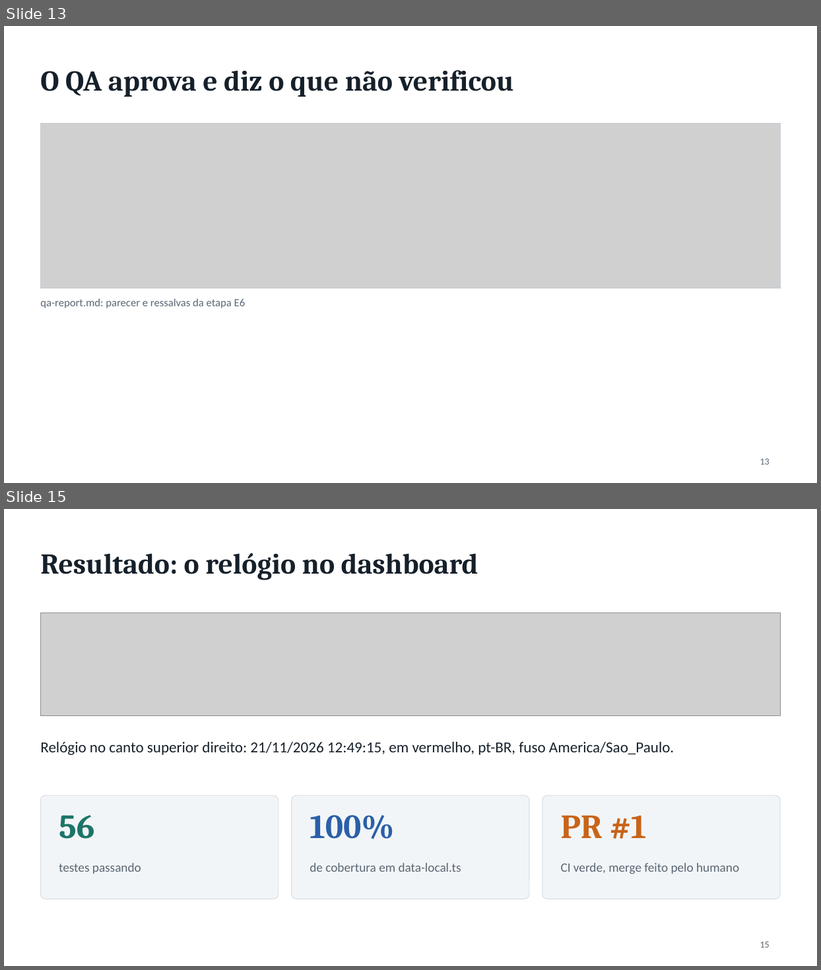
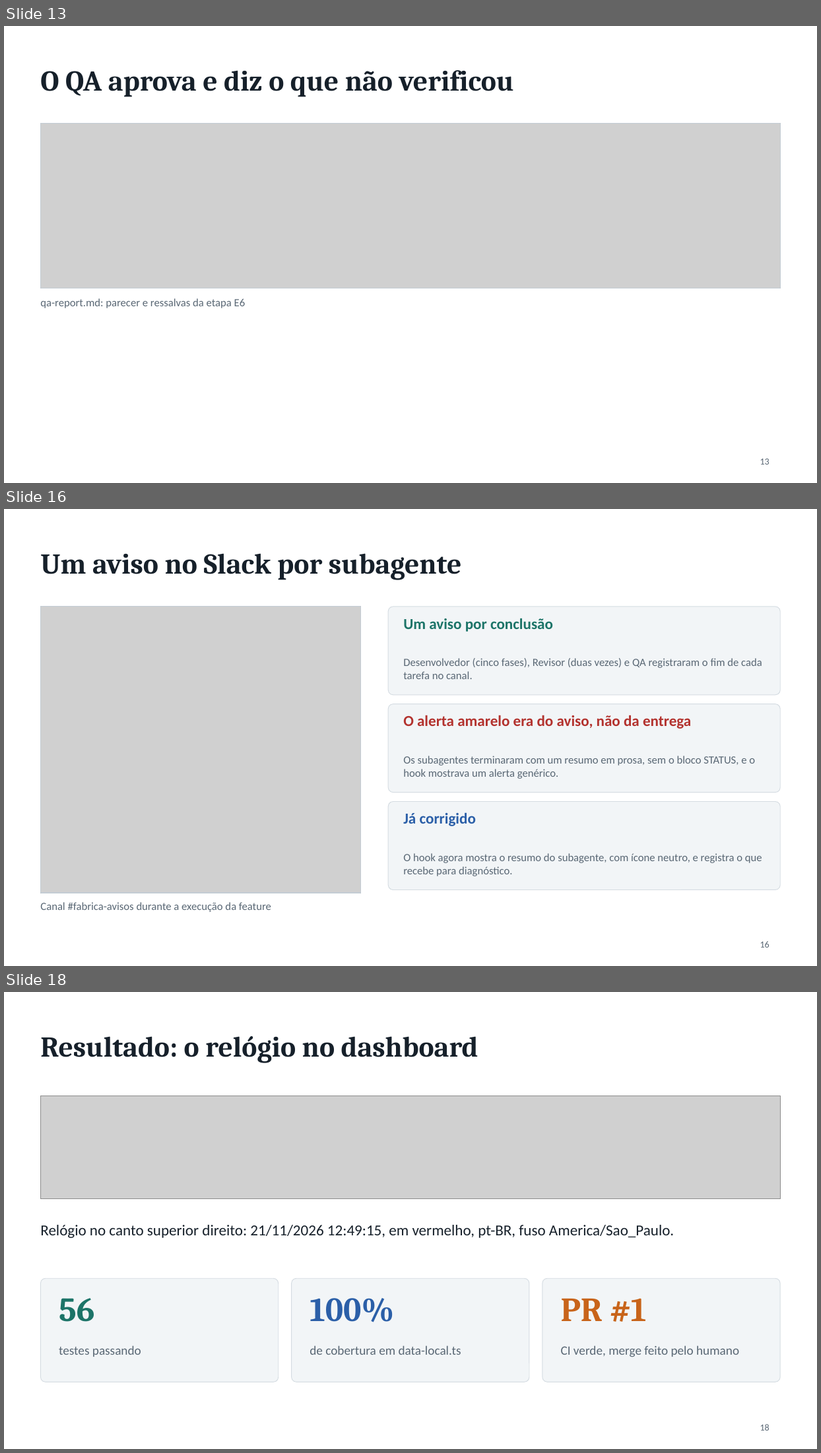
Before and after one commit to liviagomes30/fabrica-petcontrol, a slide deck: docs/fabrica/apresentacao-fabrica-claude-code.pptx. Shown one above the other, each under a label of ours: slides 13 and 15 before the commit, slides 13, 16 and 18 after it; the slides between them are not shown. The pictures are 821x970 and 821x1453 pixels, drawn with LibreOffice and Linux fonts; fonts in the diff are those of the drawing; grey boxes stand for pictures. Boxes give left, top, right and bottom in pixels: in the first picture for what was removed or moved away, otherwise in the second. Text is boxed around its words. In the diff, an @@ line names an element or a change of style, - is before the commit and + after.

```diff
--- a/docs/fabrica/apresentacao-fabrica-claude-code.pptx
+++ b/docs/fabrica/apresentacao-fabrica-claude-code.pptx
@@ slide 16 added at [4,509,817,966], background #FFFFFF @@
@@ title added at [40,553,462,580], 34 pt, text #16202A, bold @@
+Um aviso no Slack por subagente
@@ picture added at [40,607,361,893] @@
@@ rectangle added at [40,607,361,893], outline #C3CCD4 1 pt @@
@@ rounded rectangle added at [388,607,781,695], fill #F2F5F7, outline #D5DCE2 0.75 pt @@
@@ text added at [403,618,553,632], 18 pt, text #1C7468, bold @@
+Um aviso por conclusão
@@ text added at [403,658,762,679], 13 pt, text #5A6875 @@
+Desenvolvedor (cinco fases), Revisor (duas vezes) e QA registraram o fim de cada tarefa no canal.
@@ rounded rectangle added at [388,704,781,793], fill #F2F5F7, outline #D5DCE2 0.75 pt @@
@@ text added at [403,715,691,729], 18 pt, text #B3322E, bold @@
+O alerta amarelo era do aviso, não da entrega
@@ text added at [403,756,755,779], 13 pt, text #5A6875 @@
+Os subagentes terminaram com um resumo em prosa, sem o bloco STATUS, e o hook mostrava um alerta genérico.
@@ rounded rectangle added at [388,802,781,890], fill #F2F5F7, outline #D5DCE2 0.75 pt @@
@@ text added at [403,813,476,826], 18 pt, text #2B5FA8, bold @@
+Já corrigido
@@ text added at [403,854,762,877], 13 pt, text #5A6875 @@
+O hook agora mostra o resumo do subagente, com ícone neutro, e registra o que recebe para diagnóstico.
@@ text added at [40,902,271,912], 13 pt, text #5A6875 @@
+Canal #fabrica-avisos durante a execução da feature
@@ page number added at [760,941,770,948], 11 pt, text #5A6875 @@
+16
@@ what was slide 15 is now slide 18 @@
@@ page number at [760,1424,770,1431]: text changed @@
-15
+18
```
Also in this commit, not shown: 1 slide changed, 2 other slides added, 4 other files.
